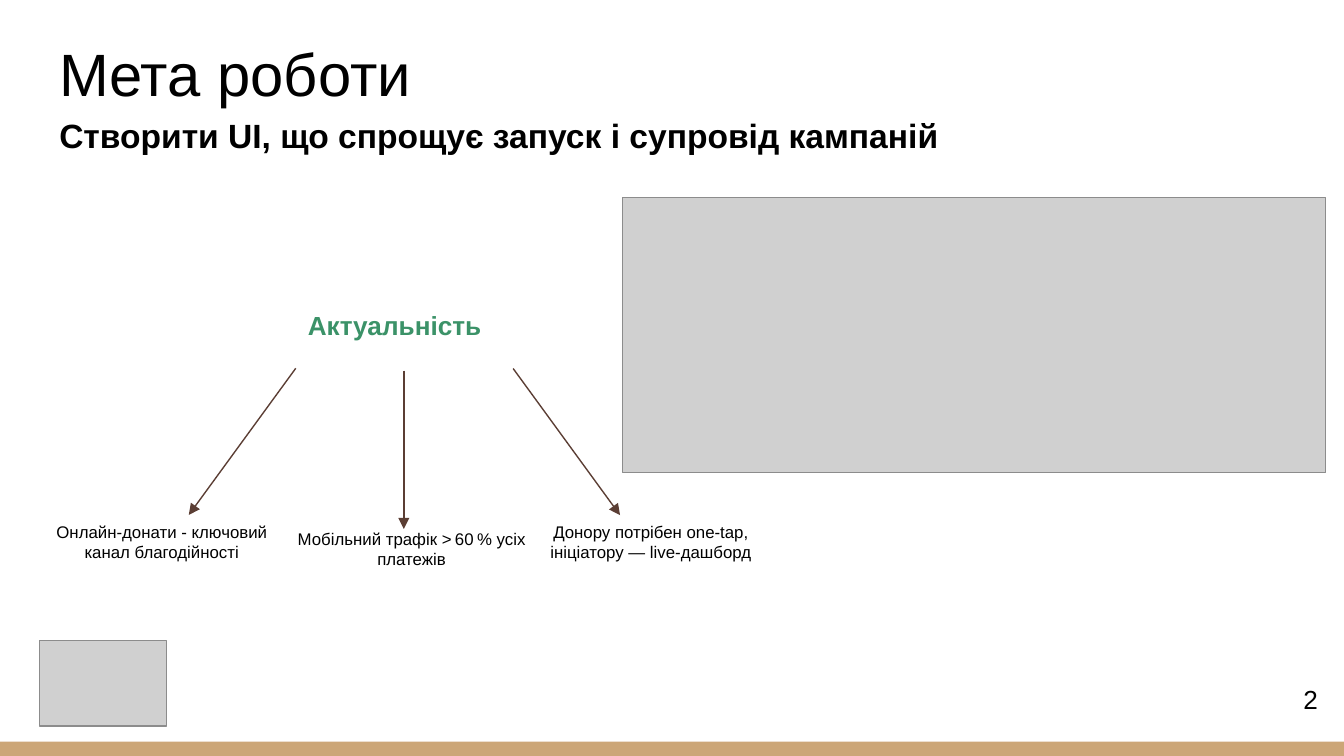
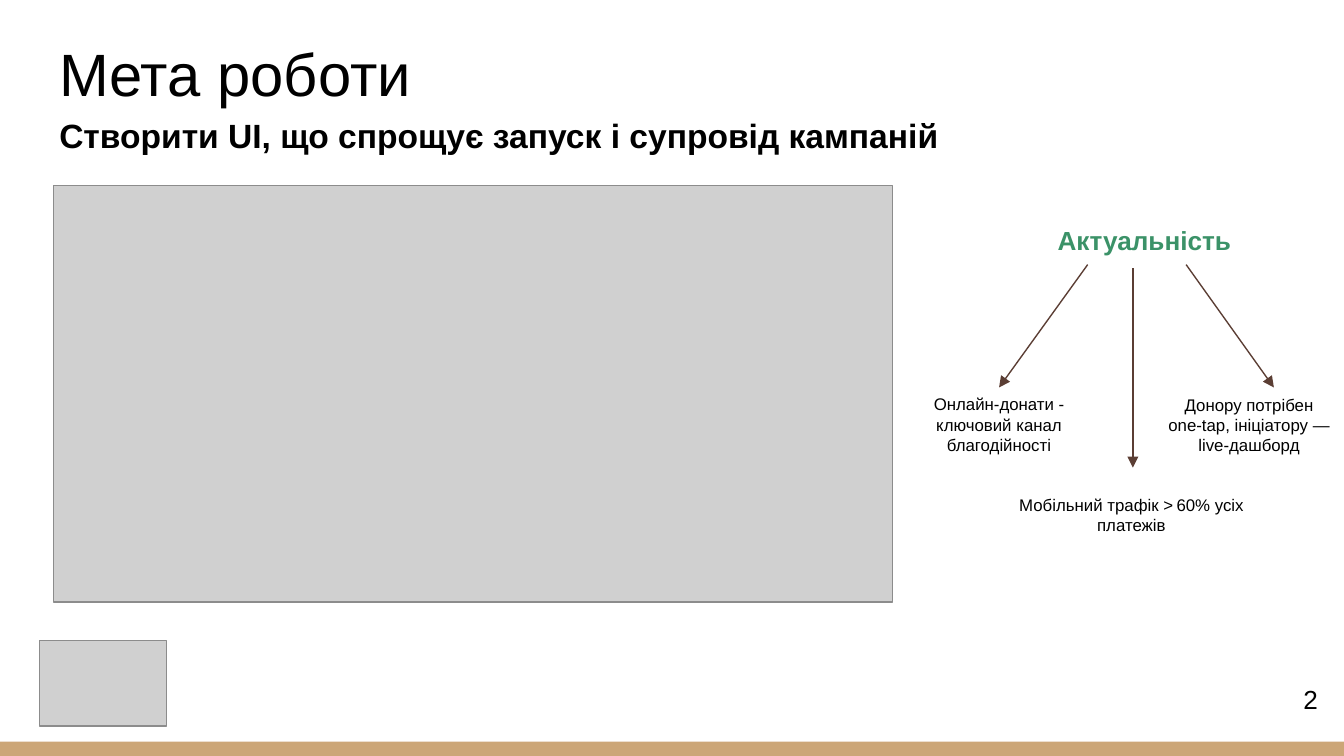
Before and after one commit to NurePakharenkoSerhii/2025_B_PI_PZPI-21-1_Pakharenko_S_O, a slide deck: slide 2 of 2025_Б_ПЗПІ-21-1_Пахаренко_С_О.pptx. Drawn at 1344x756 pixels with LibreOffice and Linux fonts; fonts in the diff are those of the drawing; grey boxes stand for pictures. Boxes give left, top, right and bottom in pixels: in the first picture for what was removed or moved away, otherwise in the second. Text is boxed around its words. In the diff, an @@ line names an element or a change of style, - is before the commit and + after.

```diff
--- a/2025_Б_ПЗПІ-21-1_Пахаренко_С_О.pptx
+++ b/2025_Б_ПЗПІ-21-1_Пахаренко_С_О.pptx
@@ picture: place and size @@
-picture at [622,198,1325,473]
+picture at [54,185,892,602]
@@ text "Актуальність": place and size @@
-text "Актуальність" at [308,316,481,341]
+text "Актуальність" at [1058,231,1231,256]
@@ arrow moved from (296, 368) - (190, 515) to (1087, 265) - (999, 387) @@
@@ arrow moved from (403, 371) - (403, 530) to (1133, 269) - (1133, 468) @@
@@ arrow moved from (513, 368) - (620, 515) to (1187, 265) - (1274, 387) @@
@@ text "Онлайн‑донати ‑ ключовий канал благодійності" rewrapped from [56,525,267,562] to [934,397,1061,455] @@
@@ text "Донору потрібен one‑tap, ініціатору — ..." rewrapped from [550,525,751,562] to [1168,398,1313,455] @@
@@ text at [1019,498,1244,531]: spaces changed @@
-Мобільний трафік > 60 % усіх платежів
+Мобільний трафік > 60% усіх платежів
```
Also in this commit, not shown: 8 other slides changed, 2 slides added, 1 slide removed.
